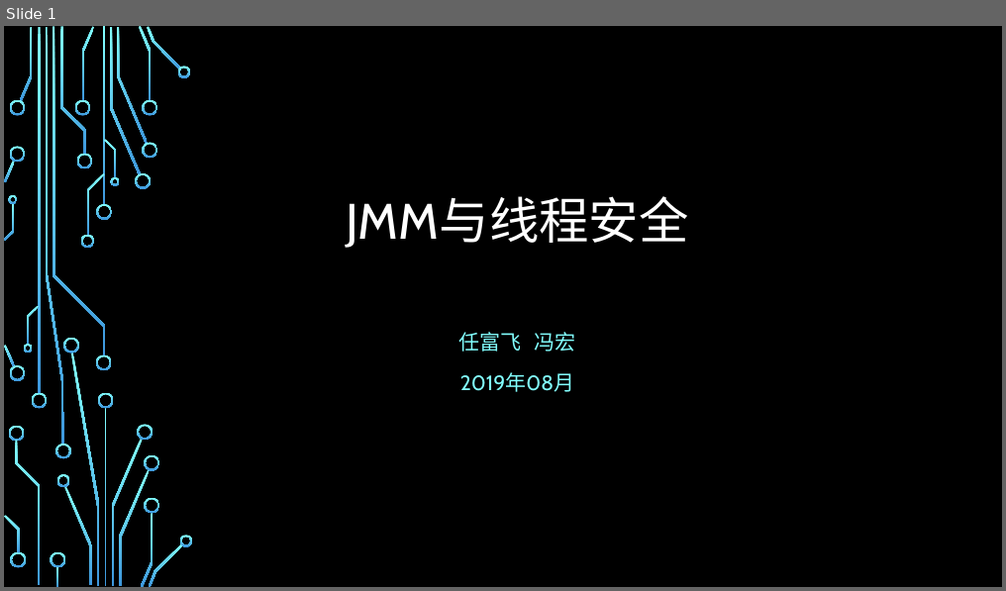
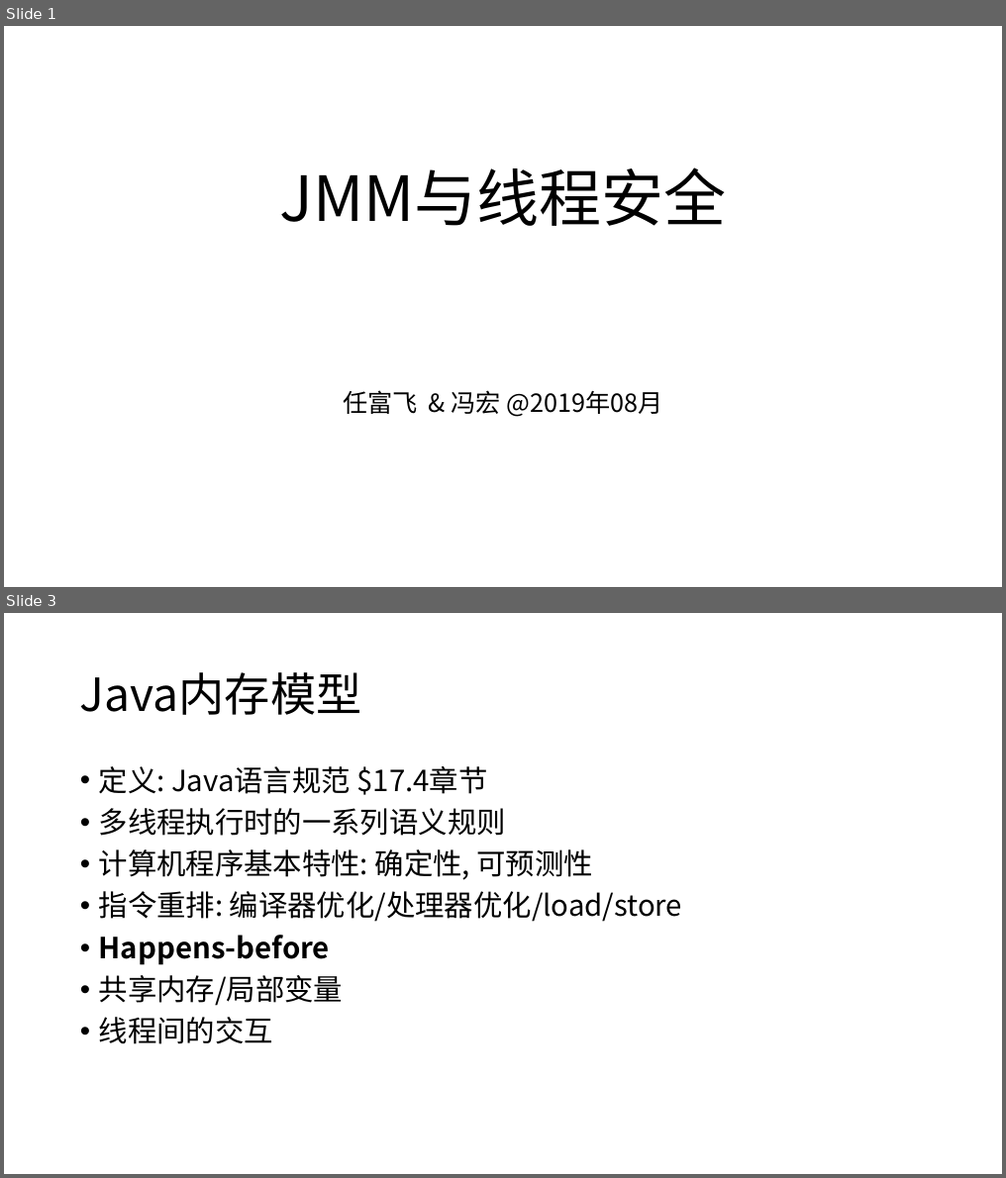
Before and after one commit to cncounter/translation, a slide deck: tiemao_2019/25_jvm_toc/03.JMM与线程安全.pptx. Shown one above the other, each under a label of ours: slide 1 before the commit, slides 1 and 3 after it; the slides between them are not shown. The pictures are 1006x591 and 1006x1178 pixels, drawn with LibreOffice and Linux fonts; fonts in the diff are those of the drawing; background and template pictures are left out. Boxes give left, top, right and bottom in pixels: in the first picture for what was removed or moved away, otherwise in the second. Text is boxed around its words. In the diff, an @@ line names an element or a change of style, - is before the commit and + after.

Commit message:
03.JMM与线程安全

```diff
--- a/tiemao_2019/25_jvm_toc/03.JMM与线程安全.pptx
+++ b/tiemao_2019/25_jvm_toc/03.JMM与线程安全.pptx
@@ slide 3 added at (4, 613, 1002, 1174), background #FFFFFF @@
@@ title added at (80, 672, 362, 715), 44 pt, text #000000 @@
+Java内存模型
@@ text added at (99, 766, 682, 1045), 28 pt, text #000000 @@
+• 定义: Java语言规范 $17.4章节
+• 多线程执行时的一系列语义规则
+• 计算机程序基本特性: 确定性, 可预测性
+• 指令重排: 编译器优化/处理器优化/load/store
+• Happens-before
+• 共享内存/局部变量
+• 线程间的交互
@@ slide 1 changed as well @@
@@ background picture (left out) to #FFFFFF @@
@@ title "JMM与线程安全": place and size @@
-title "JMM与线程安全" at (346, 196, 688, 248)
+title "JMM与线程安全" at (279, 168, 726, 226)
@@ title "JMM与线程安全" at (279, 168, 726, 226): size 48 to 60 pt, font Cabin to Noto Sans CJK SC, text colour #FFFFFF to #000000 @@
@@ subtitle at (343, 390, 663, 417): text changed; size 20 to 24 pt; font Cabin to Noto Sans CJK SC; text colour #82FFFF to #000000 @@
-任富飞 冯宏
-2019年08月
+任富飞 & 冯宏 @2019年08月
@@ group removed at (4, 26, 193, 587): 50 freeform shapes, 4 rectangles @@
```
Also in this commit, not shown: 3 other slides changed, 12 other slides added, 7 slides removed, 1 other file.
